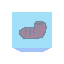
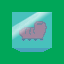
Layers edited between the first and the second 64×64 image:
added layer "Layer 3" above "Layer 1" over [12, 12, 53, 41]
painted on "Layer 2" over [21, 36, 44, 41]
showed "Background", painted on it over [0, 0, 64, 64]
